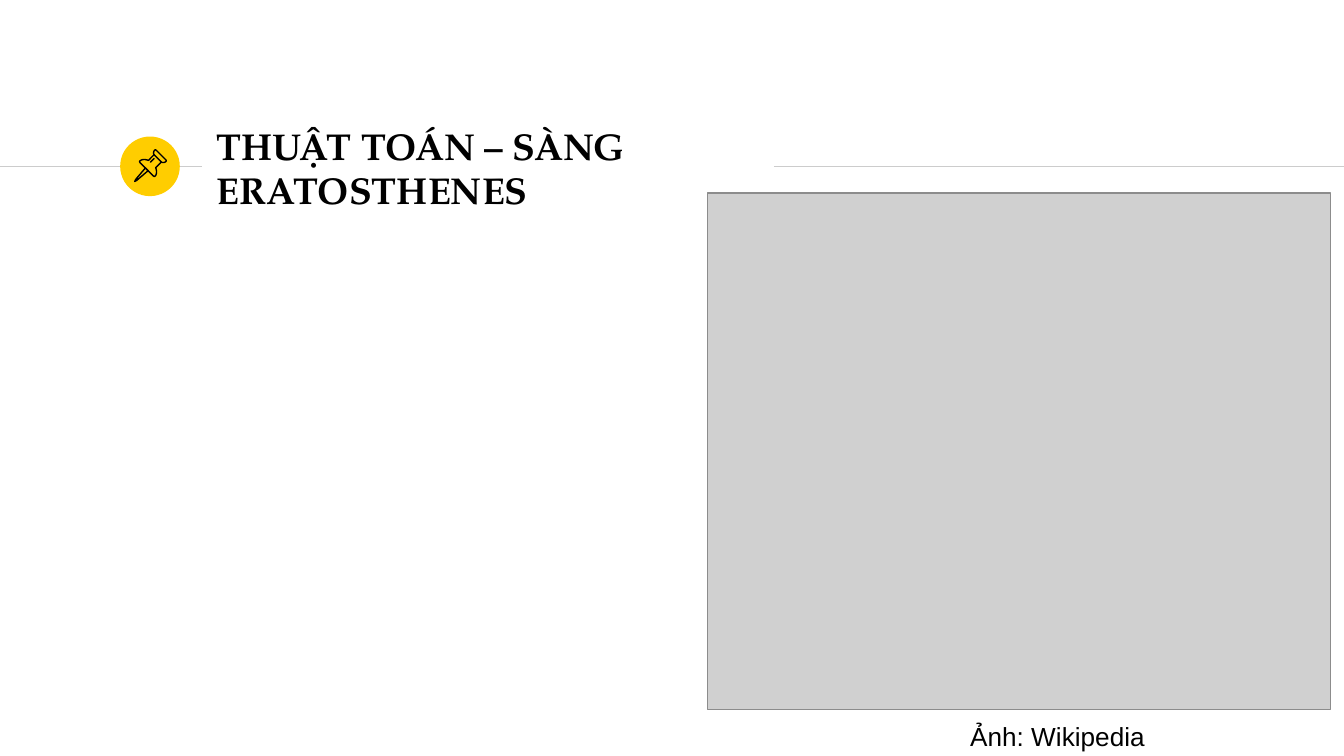
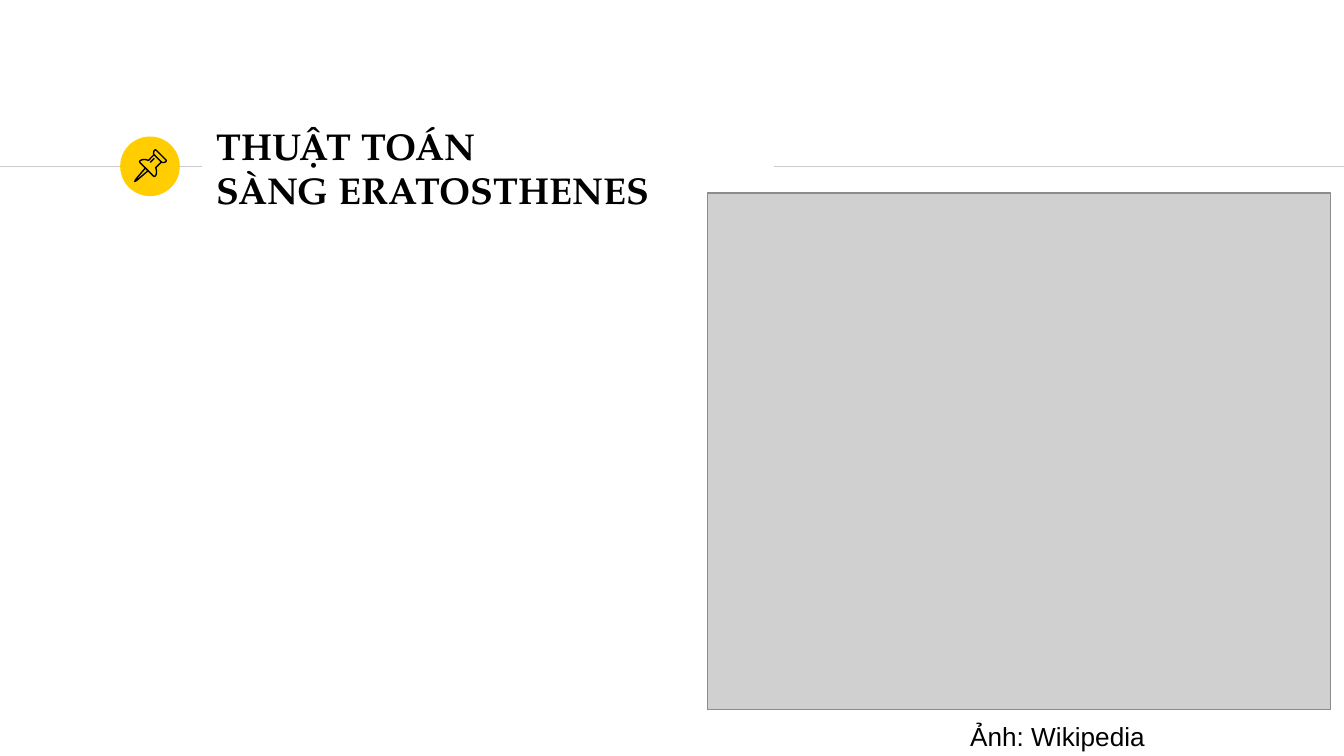
Before and after one commit to hovanvydut/DO-AN-CO-SO-2020, a slide deck: slide 6 of slides/HOVANVY-102190200.pptx. Drawn at 1344x756 pixels with LibreOffice and Linux fonts; fonts in the diff are those of the drawing; grey boxes stand for pictures. Boxes give left, top, right and bottom in pixels: in the first picture for what was removed or moved away, otherwise in the second. Text is boxed around its words. In the diff, an @@ line names an element or a change of style, - is before the commit and + after.

```diff
--- a/slides/HOVANVY-102190200.pptx
+++ b/slides/HOVANVY-102190200.pptx
@@ title at [216, 127, 649, 205]: text changed @@
-THUẬT TOÁN – SÀNG ERATOSTHENES
+THUẬT TOÁN
+SÀNG ERATOSTHENES
```
Also in this commit, not shown: 2 other slides changed, 6 other files.
